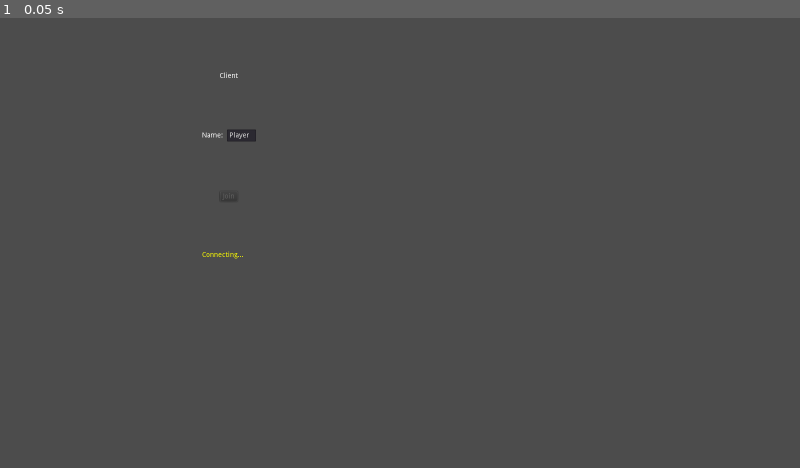
Above: before the commit, frame 1.
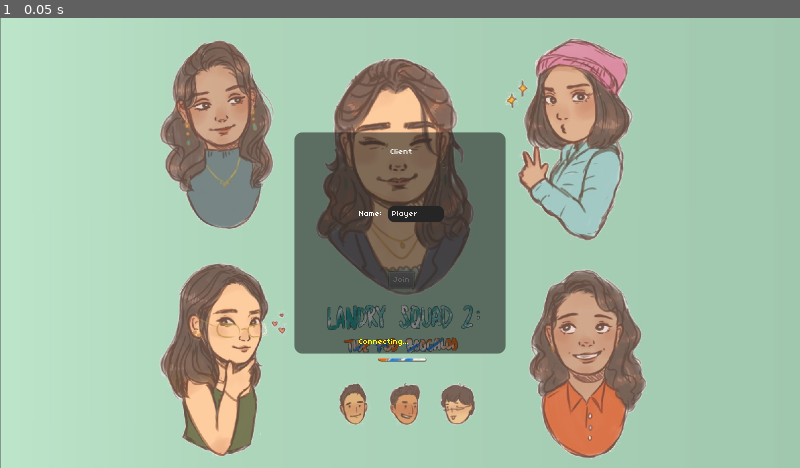
Above: after the commit, the same moment.

Repository: Godot-Experiments/WackThingy
Game: Godot game, scene res://Main.tscn
Two runs of this game, one before a commit and one after it. Both use one fixed random seed, a clock stepped at 60 frames per second and the inputs below.
Inputs:
- Up to frame 1 (0.05 s): no input

The runs differ from the first frame. In frame 1, 97% of the frame differs, in the area x 0-100%, y 0-100%.

Commit message:
Adding images, revamping menu, create level (created in singleplayer, need to rpc it)

Diff:
--- /dev/null
+++ b/Client/Ball.gd
@@ -0,0 +1,18 @@
+extends RigidBody2D
+
+
+# Declare member variables here. Examples:
+# var a = 2
+# var b = "text"
+
+
+# Called when the node enters the scene tree for the first time.
+func _ready():
+	bounce = .5
+
+func _physics_process(delta):
+	if linear_velocity.length() > 256 and $ball.animation == "default":
+		$ball.set_animation("wink")
+		$Splat.emitting = true
+	else:
+		$ball.set_animation("default")
--- /dev/null
+++ b/Client/Ball.tscn
@@ -0,0 +1,54 @@
+[gd_scene load_steps=8 format=2]
+
+[ext_resource path="res://Ball.gd" type="Script" id=1]
+[ext_resource path="res://Img/ball.png" type="Texture" id=2]
+[ext_resource path="res://Img/ballwink.png" type="Texture" id=3]
+[ext_resource path="res://Scn/FX/Splat.tscn" type="PackedScene" id=4]
+
+
+
+
+
+[sub_resource type="CircleShape2D" id=1]
+radius = 24.0
+
+[sub_resource type="OccluderPolygon2D" id=2]
+polygon = PoolVector2Array( -17.5711, -15.8864, -10.1309, -21.2975, 3.8026, -23.5972, 16.1128, -17.5098, 21.6591, -9.39317, 24.3646, 0.887833, 21.9296, 8.32803, 18.0066, 14.4155, 9.61948, 20.7735, 1.23235, 23.6143, -6.88423, 22.6673, -12.9717, 19.556, -18.6533, 14.0096, -22.1705, 7.78693, -24.0643, 0.482002, -23.1174, -6.01126, -20.953, -12.7751 )
+
+[sub_resource type="SpriteFrames" id=3]
+animations = [ {
+"frames": [ ExtResource( 2 ) ],
+"loop": true,
+"name": "default",
+"speed": 5.0
+}, {
+"frames": [ ExtResource( 3 ) ],
+"loop": true,
+"name": "wink",
+"speed": 5.0
+} ]
+
+[node name="Ball" type="RigidBody2D"]
+modulate = Color( 1.5, 1.5, 1.5, 1 )
+collision_layer = 3
+collision_mask = 3
+gravity_scale = 8.0
+script = ExtResource( 1 )
+
+[node name="CollisionShape2D" type="CollisionShape2D" parent="."]
+shape = SubResource( 1 )
+
+[node name="LightOccluder2D" type="LightOccluder2D" parent="."]
+occluder = SubResource( 2 )
+
+[node name="ball" type="AnimatedSprite" parent="."]
+position = Vector2( -1.56799, 2.55607 )
+scale = Vector2( 0.15, 0.15 )
+frames = SubResource( 3 )
+
+[node name="Splat" parent="." instance=ExtResource( 4 )]
+emitting = false
+amount = 8
+one_shot = true
+local_coords = false
+[connection signal="frame_changed" from="ball" to="." method="_on_ball_frame_changed"]
--- /dev/null
+++ b/Client/FrenR.gd
@@ -0,0 +1,55 @@
+extends RigidBody2D
+
+var move_speed := 10
+var jump_speed := 256
+var rotation_speed := 176
+
+onready var hand = $Hand
+onready var forearm = $Skeleton2D/Hip/Chest/Arm/Forearm
+onready var arm = $Skeleton2D/Hip/Chest/Arm
+
+func _ready():
+	bounce = .2
+	gravity_scale = 8
+#	Engine.time_scale = .1
+
+func _process(delta):
+
+	var ang = get_local_mouse_position().angle()
+	var forearm_ang = forearm.look_at(get_global_mouse_position())
+	forearm.rotation = clamp(forearm.rotation, -2.4, -.75)
+	#
+	arm.rotation = ang + .5
+	hand.position = lerp(hand.position, (get_local_mouse_position()).clamped(100), .25 )
+
+	if Input.is_action_just_pressed("ui_up"):
+		var dir = Vector2(0, -jump_speed)
+		move(dir)
+	if Input.is_action_pressed("ui_down"):
+		var dir = Vector2(0, move_speed)
+		move(dir)
+	elif Input.is_action_pressed("ui_left"):
+#		$Polygons.scale.x = .4
+		move(Vector2(-move_speed, -.1))
+	elif Input.is_action_pressed("ui_right"):
+		move(Vector2(move_speed, -.1))
+#		$Polygons.scale.x = -.4
+	if rotation != 0:
+		apply_torque_impulse(-rotation * rotation_speed)
+	if Input.is_action_pressed("ui_left_click"):
+		apply_torque_impulse(-rotation_speed)
+	elif Input.is_action_pressed("ui_right_click"):
+		apply_torque_impulse(rotation_speed)
+	hand.move_and_collide(Vector2.ZERO)
+#	$text = str(forearm_ang)
+
+func move(dir):
+	apply_impulse(Vector2(0, 0), dir)
+	apply_impulse(Vector2(0, 0), dir)
+
+
+var bonccs := 0
+func _on_HeadArea_body_entered(body):
+	if body is StaticBody2D:
+		bonccs += 1
+		$UI/Announcement.text = "Bruu yu let ***** boncc her hed " + str(bonccs) + " times"
--- /dev/null
+++ b/Client/FrenR.tscn
@@ -0,0 +1,168 @@
+[gd_scene load_steps=11 format=2]
+
+[ext_resource path="res://Img/FrenR/upperarm.png" type="Texture" id=1]
+[ext_resource path="res://Img/FrenR/forearm.png" type="Texture" id=2]
+[ext_resource path="res://Img/FrenR/head.png" type="Texture" id=3]
+[ext_resource path="res://Img/FrenR/body.png" type="Texture" id=4]
+[ext_resource path="res://FrenR.gd" type="Script" id=5]
+[ext_resource path="res://Img/msk.png" type="Texture" id=6]
+[ext_resource path="res://Font/font.ttf" type="DynamicFontData" id=7]
+
+
+
+
+
+
+
+[sub_resource type="RectangleShape2D" id=1]
+
+[sub_resource type="CapsuleShape2D" id=2]
+radius = 28.0
+height = 8.0
+
+[sub_resource type="DynamicFont" id=3]
+size = 32
+font_data = ExtResource( 7 )
+
+[node name="Ruhi" type="RigidBody2D"]
+modulate = Color( 0.75, 0.75, 0.75, 1 )
+collision_layer = 2
+collision_mask = 2
+gravity_scale = 8.0
+script = ExtResource( 5 )
+
+[node name="Jacket" type="ColorRect" parent="."]
+margin_left = -22.0
+margin_top = -5.0
+margin_right = 23.0
+margin_bottom = 18.0
+color = Color( 0.513726, 0.796078, 0.784314, 1 )
+__meta__ = {
+"_edit_use_anchors_": false
+}
+
+[node name="Jacket2" type="ColorRect" parent="."]
+margin_left = -24.0
+margin_top = -25.0
+margin_right = 14.0
+margin_bottom = -5.0
+color = Color( 0.513726, 0.796078, 0.784314, 1 )
+__meta__ = {
+"_edit_use_anchors_": false
+}
+
+[node name="Hand" type="KinematicBody2D" parent="."]
+position = Vector2( 111, 0 )
+z_index = 1
+
+[node name="HandHitbox" type="CollisionShape2D" parent="Hand"]
+shape = SubResource( 1 )
+
+[node name="Polygons" type="Node2D" parent="."]
+position = Vector2( -17, 0 )
+scale = Vector2( 0.4, 0.4 )
+
+[node name="Chest" type="Polygon2D" parent="Polygons"]
+position = Vector2( -27.5, -75.0001 )
+texture = ExtResource( 4 )
+skeleton = NodePath("../../Skeleton2D")
+polygon = PoolVector2Array( -11.4833, -15.7895, 141.148, -6.69857, 144.019, 115.311, -16.2679, 120.096 )
+uv = PoolVector2Array( -11.4833, -15.7895, 141.148, -6.69857, 144.019, 115.311, -16.2679, 120.096 )
+polygons = [ PoolIntArray( 3, 2, 1, 0 ) ]
+bones = [ NodePath("Hip"), PoolRealArray( 0, 0, 0, 0 ), NodePath("Hip/Chest"), PoolRealArray( 1, 1, 1, 1 ), NodePath("Hip/Chest/Neck"), PoolRealArray( 0, 0, 0, 0 ), NodePath("Hip/Chest/Arm"), PoolRealArray( 0, 0, 0, 0 ), NodePath("Hip/Chest/Arm/Forearm"), PoolRealArray( 0, 0, 0, 0 ), NodePath("Hip/Chest/Arm/Forearm/Wrist"), PoolRealArray( 0, 0, 0, 0 ) ]
+
+[node name="Head" type="Polygon2D" parent="Polygons"]
+position = Vector2( -72.6724, -250.086 )
+texture = ExtResource( 3 )
+skeleton = NodePath("../../Skeleton2D")
+polygon = PoolVector2Array( -22.8448, -15.0862, 213.793, -22.4138, 218.966, 213.793, -32.3276, 200.431 )
+uv = PoolVector2Array( -22.8448, -15.0862, 213.793, -22.4138, 218.966, 213.793, -32.3276, 200.431 )
+polygons = [ PoolIntArray( 0, 1, 2, 3 ) ]
+bones = [ NodePath("Hip"), PoolRealArray( 0, 0, 0, 0 ), NodePath("Hip/Chest"), PoolRealArray( 0, 0, 0, 0 ), NodePath("Hip/Chest/Neck"), PoolRealArray( 1, 1, 1, 1 ), NodePath("Hip/Chest/Neck/Head"), PoolRealArray( 1, 1, 1, 1 ), NodePath("Hip/Chest/Arm"), PoolRealArray( 0, 0, 0, 0 ), NodePath("Hip/Chest/Arm/Forearm"), PoolRealArray( 0, 0, 0, 0 ), NodePath("Hip/Chest/Arm/Forearm/Wrist"), PoolRealArray( 0, 0, 0, 0 ) ]
+
+[node name="Forearm" type="Polygon2D" parent="Polygons"]
+position = Vector2( 70, -55 )
+texture = ExtResource( 2 )
+skeleton = NodePath("../../Skeleton2D")
+polygon = PoolVector2Array( 3.19148, -3.19149, 190.426, -4.78723, 194.149, 73.4043, -8.51064, 69.6808 )
+uv = PoolVector2Array( 3.19148, -3.19149, 190.426, -4.78723, 194.149, 73.4043, -8.51064, 69.6808 )
+polygons = [ PoolIntArray( 15, 14, 13, 12, 11, 10, 9, 8, 7, 19, 18, 17, 16 ), PoolIntArray( 0, 1, 2, 3 ) ]
+bones = [ NodePath("Hip"), PoolRealArray( 0, 0, 0, 0 ), NodePath("Hip/Chest"), PoolRealArray( 0, 0, 0, 0 ), NodePath("Hip/Chest/Neck"), PoolRealArray( 0, 0, 0, 0 ), NodePath("Hip/Chest/Arm"), PoolRealArray( 0, 0, 0, 0 ), NodePath("Hip/Chest/Arm/Forearm"), PoolRealArray( 1, 1, 1, 1 ), NodePath("Hip/Chest/Arm/Forearm/Wrist"), PoolRealArray( 0, 0, 0, 0 ) ]
+
+[node name="Arm" type="Polygon2D" parent="Polygons"]
+position = Vector2( 10, -45 )
+texture = ExtResource( 1 )
+skeleton = NodePath("../../Skeleton2D")
+polygon = PoolVector2Array( -16.4894, -15.4255, 176.596, 1.06383, 160.106, 85.6383, -17.0213, 66.4894 )
+uv = PoolVector2Array( -16.4894, -15.4255, 176.596, 1.06383, 160.106, 85.6383, -17.0213, 66.4894 )
+polygons = [ PoolIntArray( 0, 1, 2, 3 ), PoolIntArray( 4, 3, 0, 8 ), PoolIntArray( 4, 5, 6, 7, 8 ) ]
+bones = [ NodePath("Hip"), PoolRealArray( 0, 0, 0, 0 ), NodePath("Hip/Chest"), PoolRealArray( 0, 0, 0, 0 ), NodePath("Hip/Chest/Neck"), PoolRealArray( 0, 0, 0, 0 ), NodePath("Hip/Chest/Arm"), PoolRealArray( 1, 1, 1, 1 ), NodePath("Hip/Chest/Arm/Forearm"), PoolRealArray( 0, 0, 0, 0 ), NodePath("Hip/Chest/Arm/Forearm/Wrist"), PoolRealArray( 0, 0, 0, 0 ) ]
+
+[node name="Skeleton2D" type="Skeleton2D" parent="."]
+position = Vector2( -17, 0 )
+scale = Vector2( 0.4, 0.4 )
+
+[node name="Hip" type="Bone2D" parent="Skeleton2D"]
+rest = Transform2D( 1, 0, 0, 1, 0, 0 )
+default_length = 50.0
+
+[node name="Chest" type="Bone2D" parent="Skeleton2D/Hip"]
+position = Vector2( 0, -42.5 )
+rest = Transform2D( 1, 0, 0, 1, 0, -42.5 )
+
+[node name="Neck" type="Bone2D" parent="Skeleton2D/Hip/Chest"]
+position = Vector2( -4.76837e-07, -17.5 )
+rest = Transform2D( 1, 0, 0, 1, -4.76837e-07, -17.5 )
+
+[node name="Arm" type="Bone2D" parent="Skeleton2D/Hip/Chest"]
+position = Vector2( 7.62939e-06, 7.5 )
+rotation = 0.916791
+rest = Transform2D( 1, 0, 0, 1, 32.5, 25 )
+default_length = 50.0
+
+[node name="Forearm" type="Bone2D" parent="Skeleton2D/Hip/Chest/Arm"]
+position = Vector2( 122.5, 2.5 )
+rotation = -1.77438
+rest = Transform2D( 1, 0, 0, 1, 60, 0 )
+
+[node name="Wrist" type="Bone2D" parent="Skeleton2D/Hip/Chest/Arm/Forearm"]
+position = Vector2( 82.5, 10 )
+rest = Transform2D( 1, 0, 0, 1, 82.5, 10 )
+
+[node name="HeadArea" type="Area2D" parent="."]
+position = Vector2( -2, -53 )
+
+[node name="HeadHitbox" type="CollisionShape2D" parent="HeadArea"]
+position = Vector2( -4, -4 )
+shape = SubResource( 2 )
+
+[node name="Cam" type="Camera2D" parent="."]
+position = Vector2( -21, -17 )
+offset = Vector2( 0, -128 )
+current = true
+
+[node name="UI" type="CanvasLayer" parent="."]
+
+[node name="Announcement" type="Label" parent="UI"]
+margin_left = 692.0
+margin_top = 329.0
+margin_right = 844.0
+margin_bottom = 361.0
+custom_fonts/font = SubResource( 3 )
+text = "asdfasdf"
+__meta__ = {
+"_edit_use_anchors_": false
+}
+
+[node name="BodyHitbox" type="CollisionPolygon2D" parent="."]
+position = Vector2( -13, 8 )
+polygon = PoolVector2Array( 3, 10, -10, -17, -3, -39, -14, -44, -21, -58, -18, -70, -12, -87, 5, -95, 22, -92, 32, -80, 34, -70, 34, -55, 28, -43, 20, -35, 28, -25, 34, -15, 18, 10 )
+
+[node name="Light" type="Light2D" parent="."]
+texture = ExtResource( 6 )
+texture_scale = 24.0
+color = Color( 0.382477, 0.589844, 0.589844, 1 )
+energy = 1.25
+shadow_enabled = true
+[connection signal="area_entered" from="HeadArea" to="." method="_on_HeadArea_area_entered"]
+[connection signal="body_entered" from="HeadArea" to="." method="_on_HeadArea_body_entered"]
--- /dev/null
+++ b/Client/Goal.gd
@@ -0,0 +1,4 @@
+extends Area2D
+
+
+signal hit
--- /dev/null
+++ b/Client/Level.gd
@@ -0,0 +1,8 @@
+extends Node2D
+
+
+
+func _on_Goal_body_entered(body):
+	if body == $Ball:
+		print("HIT!")
+		$Goal/Splat.emitting = true
--- /dev/null
+++ b/Client/Level.tscn
@@ -0,0 +1,69 @@
+[gd_scene load_steps=9 format=2]
+
+[ext_resource path="res://FrenR.tscn" type="PackedScene" id=1]
+[ext_resource path="res://Level.gd" type="Script" id=2]
+[ext_resource path="res://Ball.tscn" type="PackedScene" id=3]
+[ext_resource path="res://Wall.tscn" type="PackedScene" id=4]
+[ext_resource path="res://Goal.gd" type="Script" id=5]
+[ext_resource path="res://Scn/FX/Splat.tscn" type="PackedScene" id=6]
+
+[sub_resource type="Environment" id=1]
+glow_enabled = true
+glow_blend_mode = 1
+glow_bicubic_upscale = true
+
+[sub_resource type="RectangleShape2D" id=2]
+extents = Vector2( 850, 4 )
+
+[node name="Level" type="Node2D"]
+script = ExtResource( 2 )
+
+[node name="BG" type="ColorRect" parent="."]
+margin_left = -1991.68
+margin_top = -2046.09
+margin_right = 4222.32
+margin_bottom = 2514.91
+color = Color( 0.00784314, 0.141176, 0.0470588, 1 )
+__meta__ = {
+"_edit_use_anchors_": false
+}
+
+[node name="Wall" parent="." instance=ExtResource( 4 )]
+
+[node name="Wall2" parent="." instance=ExtResource( 4 )]
+position = Vector2( -2048, -2048 )
+rotation = 1.5708
+
+[node name="Wall3" parent="." instance=ExtResource( 4 )]
+position = Vector2( 0, -4096 )
+
+[node name="Wall4" parent="." instance=ExtResource( 4 )]
+position = Vector2( 2048, -2048 )
+rotation = 1.5708
+
+[node name="Wall5" parent="." instance=ExtResource( 4 )]
+position = Vector2( 178.135, -156.836 )
+rotation = 1.5708
+scale = Vector2( 0.2, 0.5 )
+
+[node name="Ball" parent="." instance=ExtResource( 3 )]
+position = Vector2( -1562.96, -1056.24 )
+
+[node name="Ruhi" parent="." instance=ExtResource( 1 )]
+position = Vector2( -945.672, -636.959 )
+
+[node name="WorldEnvironment" type="WorldEnvironment" parent="."]
+environment = SubResource( 1 )
+
+[node name="Goal" type="Area2D" parent="."]
+position = Vector2( 1083.23, -131.48 )
+script = ExtResource( 5 )
+
+[node name="Splat" parent="Goal" instance=ExtResource( 6 )]
+emitting = false
+one_shot = true
+
+[node name="Hitbox" type="CollisionShape2D" parent="Goal"]
+shape = SubResource( 2 )
+[connection signal="area_entered" from="Goal" to="." method="_on_Goal_area_entered"]
+[connection signal="body_entered" from="Goal" to="." method="_on_Goal_body_entered"]
--- a/Client/Main.gd
+++ b/Client/Main.gd
@@ -1,7 +1,7 @@
 extends Control
 
-onready var status = get_node("VBox/Status")
-
+onready var status = $BG/VBox/Status
+onready var join_button = $BG/VBox/JoinButton
 
 func _ready():
 	gamestate.connect("connection_failed", self, "_on_connection_failed")
@@ -9,7 +9,7 @@
 	gamestate.connect("server_disconnected", self, "_on_server_disconnect")
 	gamestate.connect("players_updated", self, "update_players_list")
 
-	$VBox/JoinButton.disabled = true
+	join_button.disabled = true
 
 	status.text = "Connecting..."
 	status.modulate = Color.yellow
@@ -21,21 +21,21 @@
 
 
 func _on_connection_success():
-	$VBox/JoinButton.disabled = false
+	join_button.disabled = false
 
 	status.text = "Connected"
 	status.modulate = Color.green
 
 
 func _on_connection_failed():
-	$VBox/JoinButton.disabled = true
+	join_button.disabled = true
 
 	status.text = "Connection Failed, trying again"
 	status.modulate = Color.red
 
 
 func _on_server_disconnect():
-	$VBox/JoinButton.disabled = true
+	join_button.disabled = true
 
 	status.text = "Server Disconnected, trying to connect..."
 	status.modulate = Color.red
--- a/Client/Main.tscn
+++ b/Client/Main.tscn
@@ -1,53 +1,147 @@
-[gd_scene load_steps=2 format=2]
+[gd_scene load_steps=9 format=2]
 
 [ext_resource path="res://Main.gd" type="Script" id=1]
+[ext_resource path="res://Img/largemess.jpeg" type="Texture" id=2]
+[ext_resource path="res://Font/font.ttf" type="DynamicFontData" id=3]
+
+[sub_resource type="StyleBoxFlat" id=4]
+bg_color = Color( 0.15, 0.15, 0.15, 1 )
+border_width_left = 8
+border_width_top = 8
+border_width_right = 8
+border_width_bottom = 8
+border_color = Color( 0.15, 0.15, 0.15, 1 )
+corner_radius_top_left = 12
+corner_radius_top_right = 12
+corner_radius_bottom_right = 12
+corner_radius_bottom_left = 12
+
+[sub_resource type="StyleBoxFlat" id=5]
+bg_color = Color( 0.14902, 0.14902, 0.14902, 1 )
+border_width_left = 8
+border_width_top = 8
+border_width_right = 8
+border_width_bottom = 8
+border_color = Color( 0.14902, 0.14902, 0.14902, 1 )
+corner_radius_top_left = 12
+corner_radius_top_right = 12
+corner_radius_bottom_right = 12
+corner_radius_bottom_left = 12
+
+[sub_resource type="StyleBoxFlat" id=3]
+bg_color = Color( 0.117647, 0.117647, 0.117647, 1 )
+corner_radius_top_left = 16
+corner_radius_top_right = 16
+corner_radius_bottom_right = 16
+corner_radius_bottom_left = 16
+
+[sub_resource type="DynamicFont" id=1]
+font_data = ExtResource( 3 )
+
+[sub_resource type="Theme" id=2]
+default_font = SubResource( 1 )
+Button/colors/font_color = Color( 0.88, 0.88, 0.88, 1 )
+Button/colors/font_color_disabled = Color( 0.9, 0.9, 0.9, 0.2 )
+Button/colors/font_color_hover = Color( 0.94, 0.94, 0.94, 1 )
+Button/colors/font_color_pressed = Color( 1, 1, 1, 1 )
+Button/constants/hseparation = 2
+Button/fonts/font = null
+Button/styles/disabled = null
+Button/styles/focus = null
+Button/styles/hover = null
+Button/styles/normal = SubResource( 4 )
+Button/styles/pressed = null
+LineEdit/colors/clear_button_color = Color( 0.88, 0.88, 0.88, 1 )
+LineEdit/colors/clear_button_color_pressed = Color( 1, 1, 1, 1 )
+LineEdit/colors/cursor_color = Color( 0.94, 0.94, 0.94, 1 )
+LineEdit/colors/font_color = Color( 0.88, 0.88, 0.88, 1 )
+LineEdit/colors/font_color_selected = Color( 0, 0, 0, 1 )
+LineEdit/colors/font_color_uneditable = Color( 0.88, 0.88, 0.88, 0.5 )
+LineEdit/colors/selection_color = Color( 0.49, 0.49, 0.49, 1 )
+LineEdit/constants/minimum_spaces = 12
+LineEdit/fonts/font = null
+LineEdit/icons/clear = null
+LineEdit/styles/focus = null
+LineEdit/styles/normal = SubResource( 5 )
+LineEdit/styles/read_only = null
+Panel/styles/panel = SubResource( 3 )
 
 [node name="Main" type="Control"]
 anchor_right = 1.0
 anchor_bottom = 1.0
+theme = SubResource( 2 )
 script = ExtResource( 1 )
+__meta__ = {
+"_edit_use_anchors_": false
+}
 
-[node name="VBox" type="VBoxContainer" parent="."]
-margin_left = 403.958
-margin_top = 108.679
-margin_right = 511.958
-margin_bottom = 366.679
+[node name="largemess" type="Sprite" parent="."]
+position = Vector2( 804.245, 463.005 )
+scale = Vector2( 0.802793, 0.802793 )
+texture = ExtResource( 2 )
+
+[node name="BG" type="Panel" parent="."]
+self_modulate = Color( 1, 1, 1, 0.564706 )
+anchor_left = 0.5
+anchor_top = 0.5
+anchor_right = 0.5
+anchor_bottom = 0.5
+margin_left = -211.0
+margin_top = -221.0
+margin_right = 211.0
+margin_bottom = 221.0
+__meta__ = {
+"_edit_use_anchors_": false
+}
+
+[node name="VBox" type="VBoxContainer" parent="BG"]
+anchor_left = 0.5
+anchor_top = 0.5
+anchor_right = 0.5
+anchor_bottom = 0.5
+margin_left = -82.0
+margin_top = -190.0
+margin_right = 82.0
+margin_bottom = 190.0
 custom_constants/separation = 100
+__meta__ = {
+"_edit_use_anchors_": false
+}
 
-[node name="Title" type="Label" parent="VBox"]
-margin_right = 108.0
-margin_bottom = 14.0
+[node name="Title" type="Label" parent="BG/VBox"]
+margin_right = 186.0
+margin_bottom = 16.0
 text = "Client"
 align = 1
 valign = 1
 
-[node name="HBox" type="HBoxContainer" parent="VBox"]
-margin_top = 114.0
-margin_right = 108.0
-margin_bottom = 138.0
+[node name="HBox" type="HBoxContainer" parent="BG/VBox"]
+margin_top = 116.0
+margin_right = 186.0
+margin_bottom = 148.0
 
-[node name="NameLabel" type="Label" parent="VBox/HBox"]
-margin_top = 5.0
-margin_right = 46.0
-margin_bottom = 19.0
+[node name="NameLabel" type="Label" parent="BG/VBox/HBox"]
+margin_top = 8.0
+margin_right = 54.0
+margin_bottom = 24.0
 text = "Name: "
 
-[node name="LineEdit" type="LineEdit" parent="VBox/HBox"]
-margin_left = 50.0
-margin_right = 108.0
-margin_bottom = 24.0
+[node name="LineEdit" type="LineEdit" parent="BG/VBox/HBox"]
+margin_left = 58.0
+margin_right = 170.0
+margin_bottom = 32.0
 text = "Player"
 
-[node name="JoinButton" type="Button" parent="VBox"]
-margin_left = 36.0
-margin_top = 238.0
-margin_right = 71.0
-margin_bottom = 258.0
+[node name="JoinButton" type="Button" parent="BG/VBox"]
+margin_left = 68.0
+margin_top = 248.0
+margin_right = 118.0
+margin_bottom = 280.0
 size_flags_horizontal = 4
 text = "Join"
 
-[node name="Status" type="Label" parent="VBox"]
-margin_top = 358.0
-margin_right = 108.0
-margin_bottom = 372.0
-[connection signal="pressed" from="VBox/JoinButton" to="." method="_on_JoinButton_pressed"]
+[node name="Status" type="Label" parent="BG/VBox"]
+margin_top = 380.0
+margin_right = 186.0
+margin_bottom = 396.0
+[connection signal="pressed" from="BG/VBox/JoinButton" to="." method="_on_JoinButton_pressed"]
--- a/Client/Player.tscn
+++ b/Client/Player.tscn
@@ -1,15 +1,47 @@
-[gd_scene load_steps=3 format=2]
+[gd_scene load_steps=5 format=2]
 
-[ext_resource path="res://icon.png" type="Texture" id=1]
-[ext_resource path="res://Player.gd" type="Script" id=2]
+[ext_resource path="res://Player.gd" type="Script" id=1]
+[ext_resource path="res://Img/emily.png" type="Texture" id=2]
 
-[node name="Player" type="Sprite"]
-texture = ExtResource( 1 )
-script = ExtResource( 2 )
 
-[node name="NameLabel" type="Label" parent="."]
-margin_left = -31.0
-margin_top = 31.0
-margin_right = 30.0
-margin_bottom = 45.0
-text = "Player Name"
+
+
+[sub_resource type="RectangleShape2D" id=3]
+extents = Vector2( 56.3211, 84.8459 )
+
+[sub_resource type="SpriteFrames" id=2]
+animations = [ {
+"frames": [  ],
+"loop": true,
+"name": "default",
+"speed": 5.0
+} ]
+
+[node name="Player" type="Node2D"]
+script = ExtResource( 1 )
+
+[node name="RigidBody2D" type="RigidBody2D" parent="."]
+position = Vector2( -84.55, 93.1 )
+
+[node name="CollisionShape2D" type="CollisionShape2D" parent="RigidBody2D"]
+shape = SubResource( 3 )
+
+[node name="AnimatedSprite" type="AnimatedSprite" parent="RigidBody2D"]
+frames = SubResource( 2 )
+
+[node name="emily" type="Sprite" parent="RigidBody2D"]
+scale = Vector2( 0.5, 0.5 )
+texture = ExtResource( 2 )
+
+[node name="RigidBody2D2" type="RigidBody2D" parent="."]
+position = Vector2( 93.8373, 91.9842 )
+
+[node name="CollisionShape2D" type="CollisionShape2D" parent="RigidBody2D2"]
+shape = SubResource( 3 )
+
+[node name="AnimatedSprite" type="AnimatedSprite" parent="RigidBody2D2"]
+frames = SubResource( 2 )
+
+[node name="emily" type="Sprite" parent="RigidBody2D2"]
+scale = Vector2( 0.5, 0.5 )
+texture = ExtResource( 2 )
--- /dev/null
+++ b/Client/Scn/FX/Splat.gd
@@ -0,0 +1,4 @@
+extends Particles2D
+
+
+var life
--- /dev/null
+++ b/Client/Scn/FX/Splat.tscn
@@ -0,0 +1,69 @@
+[gd_scene load_steps=10 format=2]
+
+[ext_resource path="res://Scn/FX/Splat.gd" type="Script" id=1]
+
+
+
+[sub_resource type="Gradient" id=1]
+colors = PoolColorArray( 1, 0, 0, 1, 0, 0.115234, 1, 1 )
+
+[sub_resource type="GradientTexture" id=2]
+gradient = SubResource( 1 )
+
+[sub_resource type="Curve" id=3]
+_data = [ Vector2( 0, 1 ), 0.0, 0.0, 0, 0, Vector2( 1, 0 ), 0.0, 0.0, 0, 0 ]
+
+[sub_resource type="CurveTexture" id=4]
+curve = SubResource( 3 )
+
+[sub_resource type="ParticlesMaterial" id=5]
+emission_shape = 2
+emission_box_extents = Vector3( 10, 10, 0 )
+flag_disable_z = true
+direction = Vector3( 0, 1, 0 )
+spread = 180.0
+gravity = Vector3( 0, 128, 0 )
+initial_velocity = 128.0
+initial_velocity_random = 1.0
+orbit_velocity = 0.0
+orbit_velocity_random = 0.0
+scale = 8.0
+scale_random = 1.0
+scale_curve = SubResource( 4 )
+color_ramp = SubResource( 2 )
+hue_variation = 1.0
+hue_variation_random = 1.0
+
+[sub_resource type="Gradient" id=6]
+colors = PoolColorArray( 0.180392, 0.180392, 0.180392, 1, 0.606445, 0.606445, 0.606445, 0 )
+
+[sub_resource type="GradientTexture" id=7]
+gradient = SubResource( 6 )
+
+[sub_resource type="ParticlesMaterial" id=8]
+emission_shape = 2
+emission_box_extents = Vector3( 10, 10, 0 )
+flag_disable_z = true
+spread = 180.0
+gravity = Vector3( 0, 98, 0 )
+initial_velocity = 128.0
+initial_velocity_random = 1.0
+orbit_velocity = 0.0
+orbit_velocity_random = 0.0
+scale = 5.0
+scale_random = 1.0
+color_ramp = SubResource( 7 )
+
+[node name="Splat" type="Particles2D"]
+amount = 128
+speed_scale = 1.5
+explosiveness = 0.95
+process_material = SubResource( 5 )
+script = ExtResource( 1 )
+
+[node name="Dust" type="Particles2D" parent="."]
+emitting = false
+amount = 42
+one_shot = true
+explosiveness = 0.95
+process_material = SubResource( 8 )
--- /dev/null
+++ b/Client/Wall.tscn
@@ -0,0 +1,29 @@
+[gd_scene load_steps=3 format=2]
+
+[sub_resource type="RectangleShape2D" id=1]
+extents = Vector2( 2048, 128 )
+
+[sub_resource type="OccluderPolygon2D" id=2]
+polygon = PoolVector2Array( -2048, -128, -2048, 128, 2048, 128, 2048, -128 )
+
+[node name="Wall" type="StaticBody2D"]
+modulate = Color( 1.5, 1.5, 1.5, 1 )
+collision_layer = 3
+collision_mask = 3
+
+[node name="HitBox" type="CollisionShape2D" parent="."]
+shape = SubResource( 1 )
+
+[node name="Img" type="ColorRect" parent="."]
+margin_left = -2048.0
+margin_top = -128.0
+margin_right = 2048.0
+margin_bottom = 128.0
+rect_min_size = Vector2( 4096, 0 )
+color = Color( 0.482353, 0.356863, 0.701961, 1 )
+__meta__ = {
+"_edit_use_anchors_": false
+}
+
+[node name="Occluder" type="LightOccluder2D" parent="."]
+occluder = SubResource( 2 )
Binary file added: Client/Img/FrenE/FrenE.jpeg
Not shown, added: Client/Img/FrenE/FrenE.jpeg.import
Binary file added: Client/Img/FrenN/FrenN.jpeg
Not shown, added: Client/Img/FrenN/FrenN.jpeg.import
Binary file added: Client/Img/FrenR/body.png
Not shown, added: Client/Img/FrenR/body.png.import
Binary file added: Client/Img/FrenR/forearm.png
Not shown, added: Client/Img/FrenR/forearm.png.import
Binary file added: Client/Img/FrenR/head.png
Not shown, added: Client/Img/FrenR/head.png.import
Binary file added: Client/Img/FrenR/upperarm.png
Not shown, added: Client/Img/FrenR/upperarm.png.import
(and 29 more such lines)
